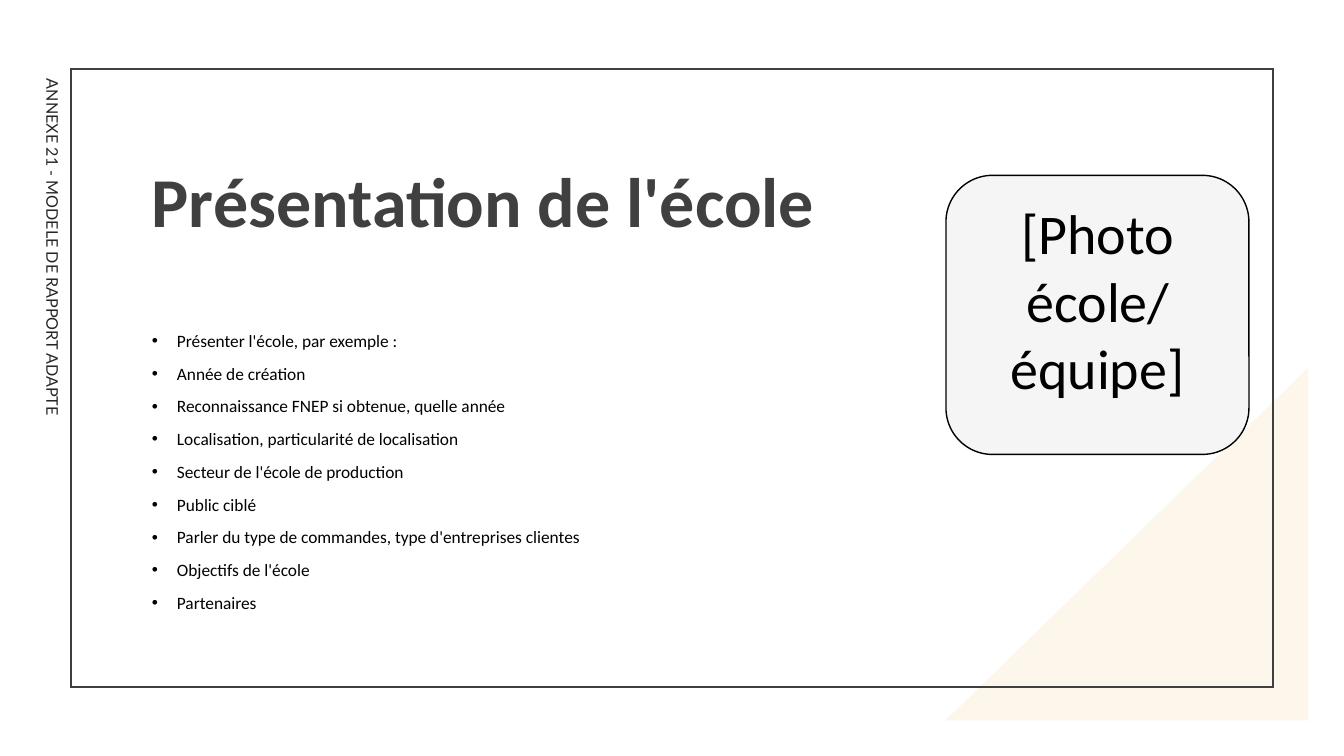
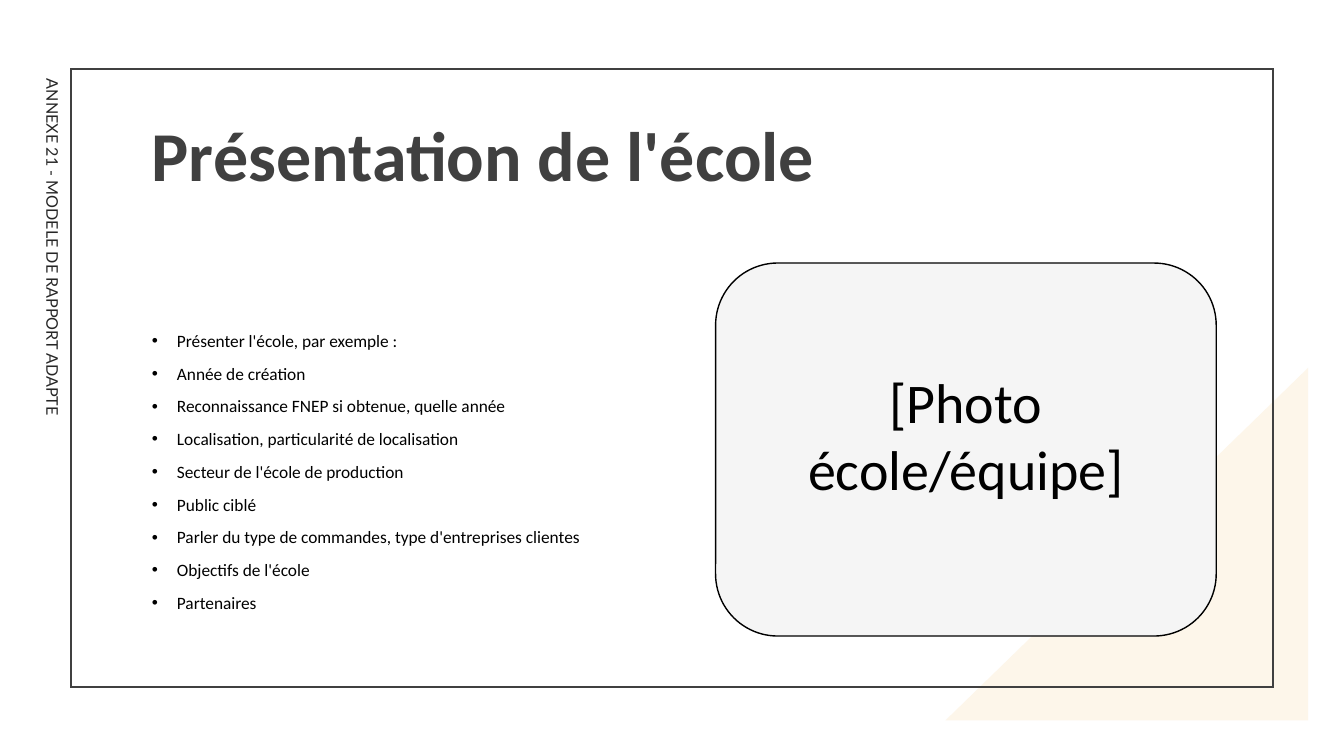
Before and after one commit to Ok1nam/EDP180625, a slide deck: slide 3 of client/public/fichiers/ANNEXE 21 - MODELE DE RAPPORT ADAPTE.pptx. Drawn at 1344x756 pixels with LibreOffice and Linux fonts; fonts in the diff are those of the drawing. Boxes give left, top, right and bottom in pixels: in the first picture for what was removed or moved away, otherwise in the second. Text is boxed around its words. In the diff, an @@ line names an element or a change of style, - is before the commit and + after.

```diff
--- a/client/public/fichiers/ANNEXE 21 - MODELE DE RAPPORT ADAPTE.pptx
+++ b/client/public/fichiers/ANNEXE 21 - MODELE DE RAPPORT ADAPTE.pptx
@@ title "Présentation de l'école": place and size @@
-title "Présentation de l'école" at (152, 178, 814, 228)
+title "Présentation de l'école" at (152, 132, 814, 182)
@@ rounded rectangle "[Photo": place and size @@
-rounded rectangle "[Photo" at (946, 175, 1249, 455)
+rounded rectangle "[Photo" at (716, 263, 1217, 636)
```
Also in this commit, not shown: 3 other slides changed.
